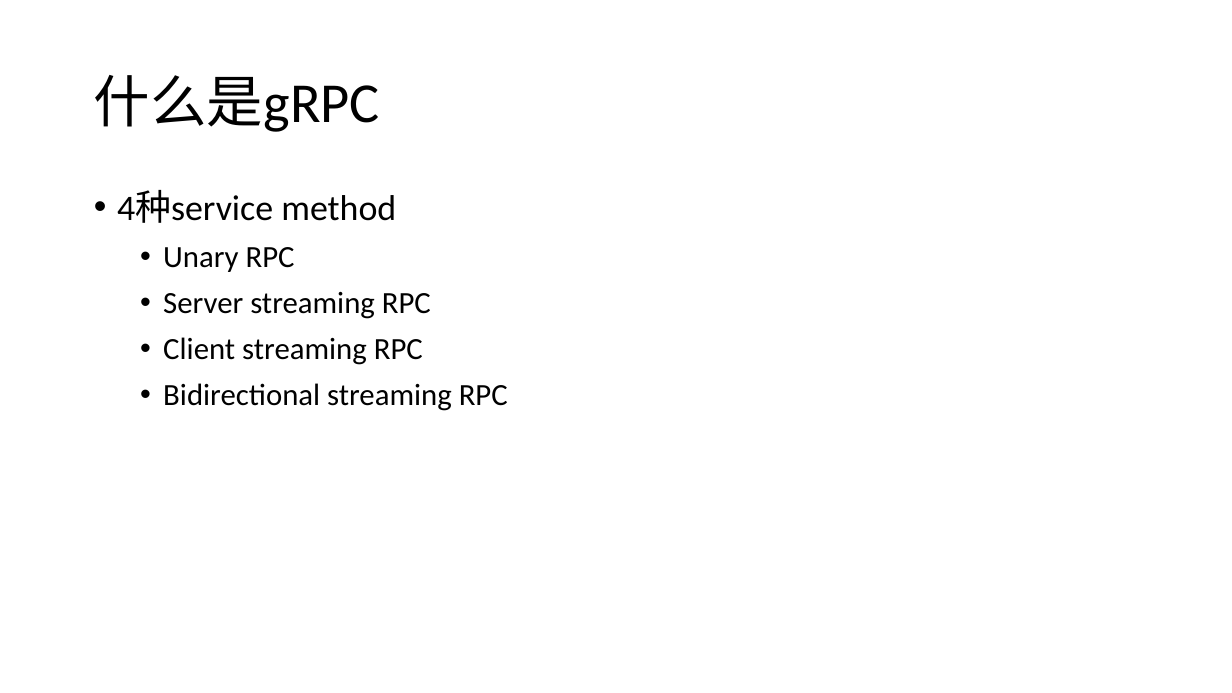
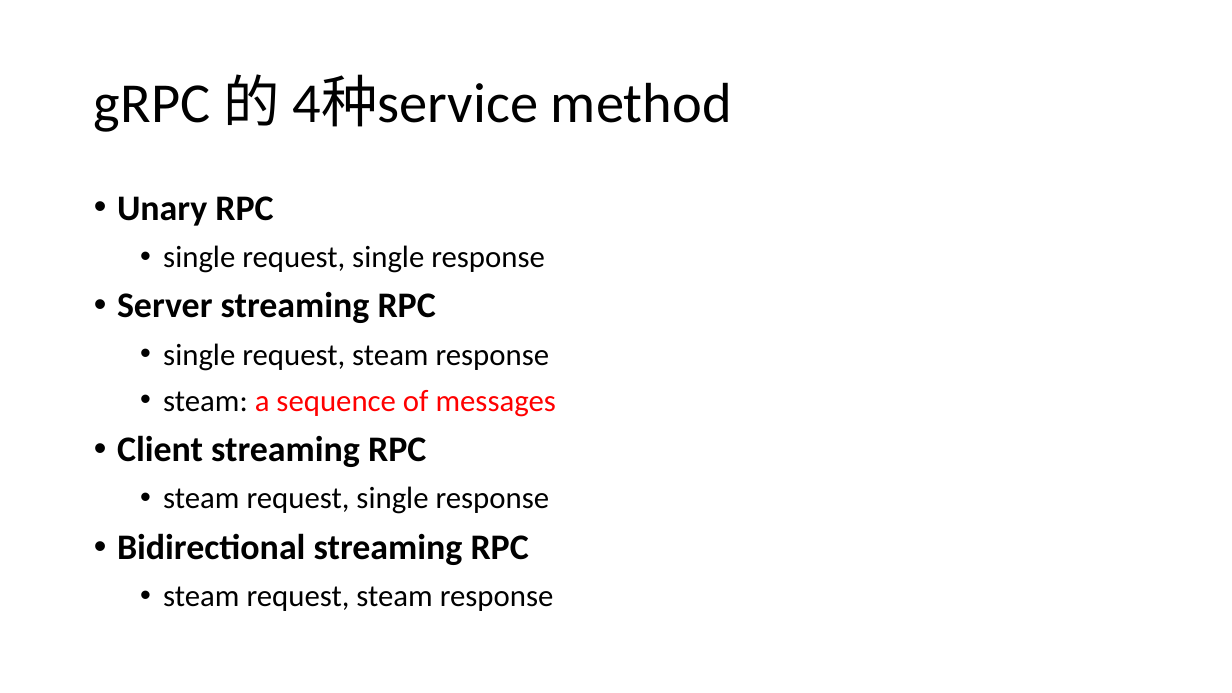
Before and after one commit to llaoj/my-share, a slide deck: slide 4 of grpc/index.pptx (slide 3 before the commit). Drawn at 1232x693 pixels with LibreOffice and Linux fonts; fonts in the diff are those of the drawing. Boxes give left, top, right and bottom in pixels: in the first picture for what was removed or moved away, otherwise in the second. Text is boxed around its words. In the diff, an @@ line names an element or a change of style, - is before the commit and + after.

Commit message:
ppt

```diff
--- a/grpc/index.pptx
+++ b/grpc/index.pptx
@@ title at bbox=[94, 74, 732, 132]: text changed @@
-什么是gRPC
+gRPC 的 4种service method
@@ text at bbox=[117, 190, 396, 223]: paragraph removed @@
-• 4种service method
@@ text at bbox=[117, 196, 529, 565]: size 24 to 28 pt, bold on in "Unary RPC", "Server streaming RPC", "Client streaming RPC", "Bidirectional streaming RPC"; list level 2 to 1 in "Unary RPC"; list level 2 to 1 in "Server streaming RPC"; list level 2 to 1 in "Client streaming RPC"; list level 2 to 1 in "Bidirectional streaming RPC" @@
@@ text at bbox=[163, 245, 545, 273]: paragraph added @@
+  • single request, single response
@@ text at bbox=[163, 343, 556, 417]: paragraphs added @@
+  • single request, steam response
+  • steam: a sequence of messages
@@ text at bbox=[163, 486, 550, 514]: paragraph added @@
+  • steam request, single response
@@ text at bbox=[163, 586, 554, 611]: paragraph added @@
+  • steam request, steam response
```
Also in this commit, not shown: 4 other slides changed, 6 slides added.
